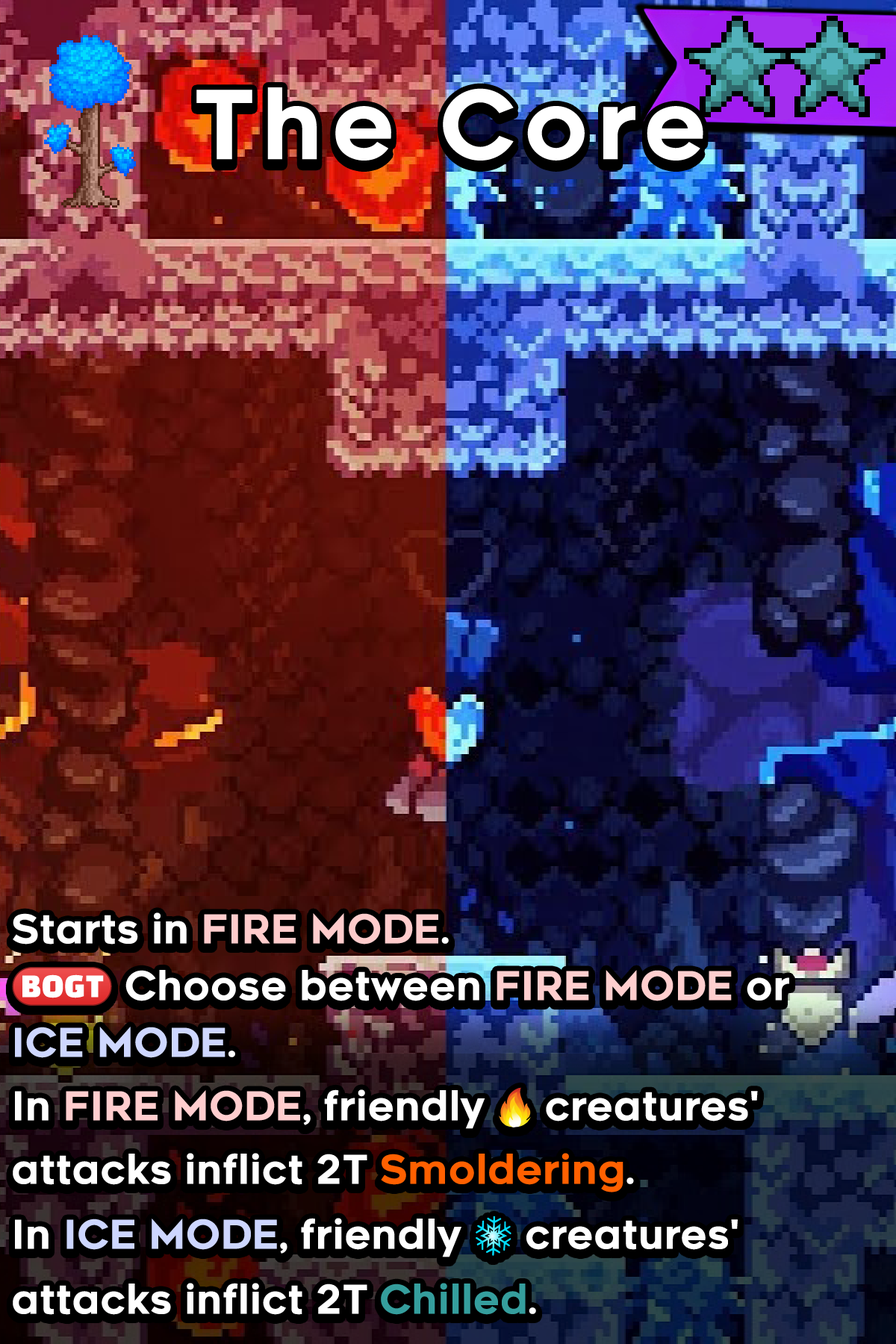
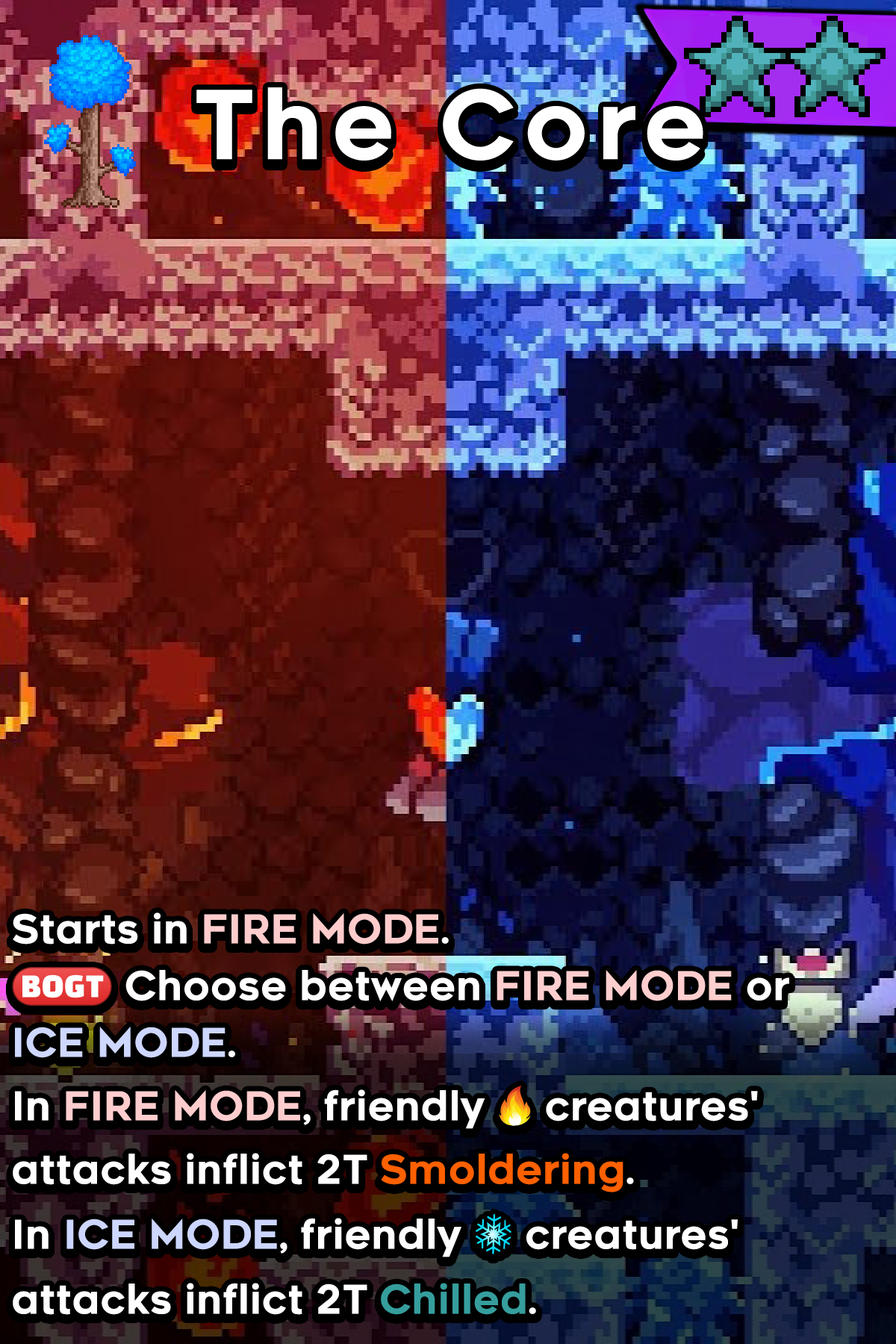
Comparing the layer stacks of the two 896px x 1344px images. Changes:
painted on "Ability" over 475, 1085, 531, 1256
